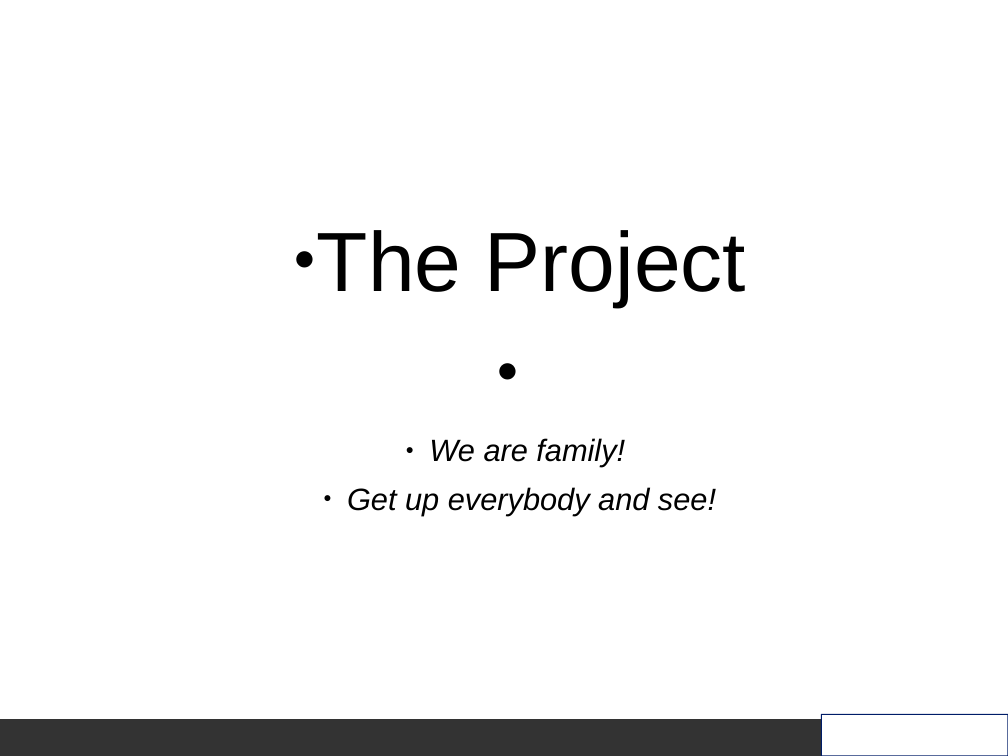
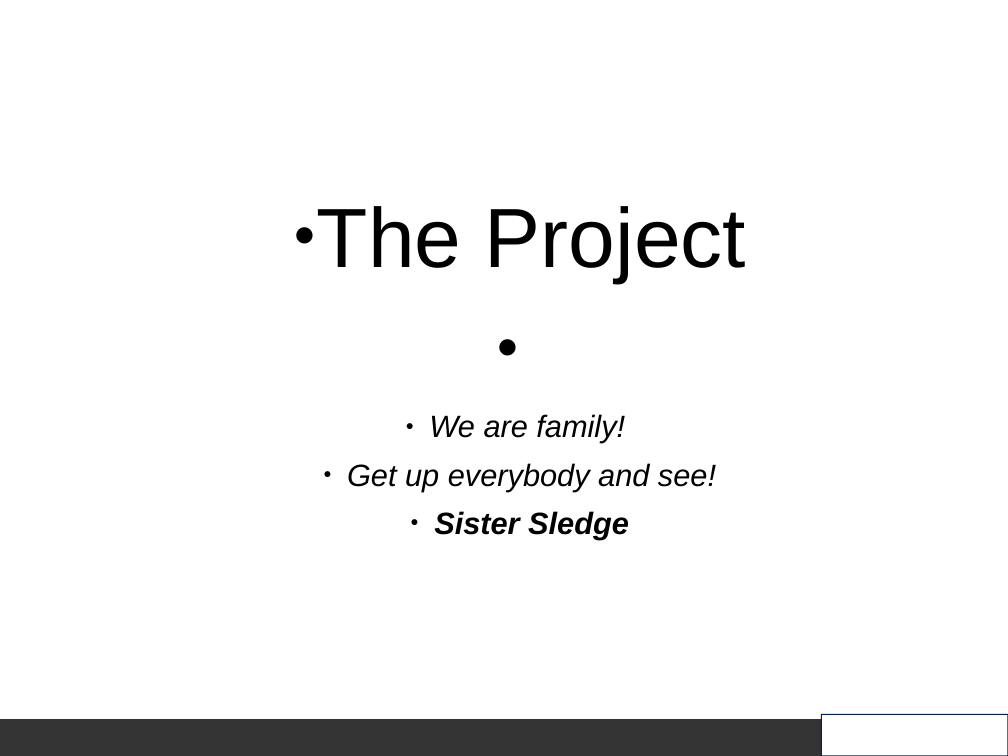
Before and after one commit to aurora/aperture, a slide deck: slide 20 of aperture/doc/Aperture_slides.odp. Drawn at 1008x756 pixels with LibreOffice and Linux fonts; fonts in the diff are those of the drawing; background and template pictures are left out. Boxes give left, top, right and bottom in pixels: in the first picture for what was removed or moved away, otherwise in the second. Text is boxed around its words. In the diff, an @@ line names an element or a change of style, - is before the commit and + after.

```diff
--- a/aperture/doc/Aperture_slides.odp
+++ b/aperture/doc/Aperture_slides.odp
@@ text at (x1=317, y1=206, x2=746, y2=491): indent changed @@
@@ text at (x1=434, y1=511, x2=629, y2=539): paragraph added @@
+  ● Sister Sledge
```
Also in this commit, not shown: 4 other slides changed.
